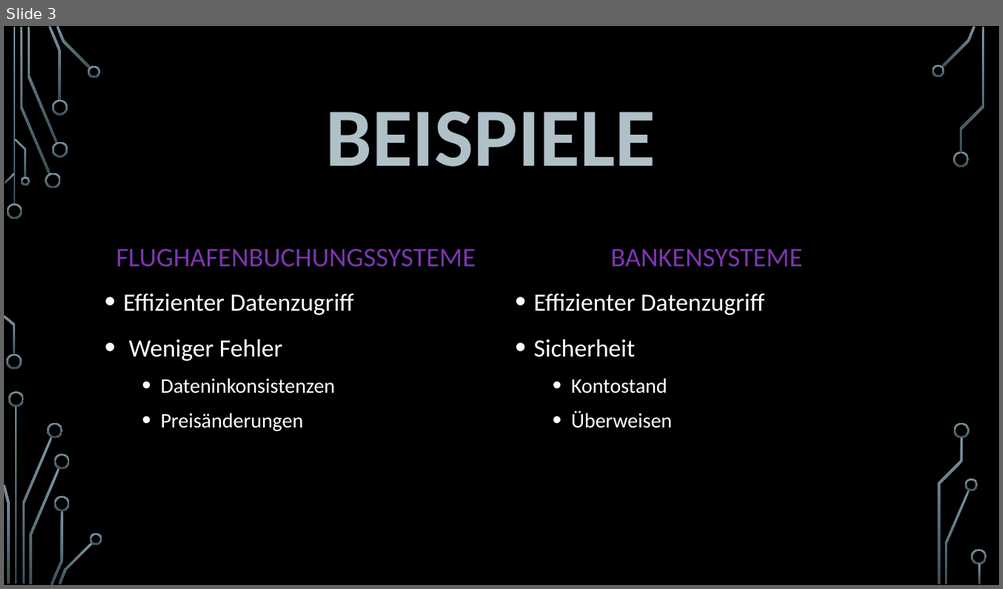
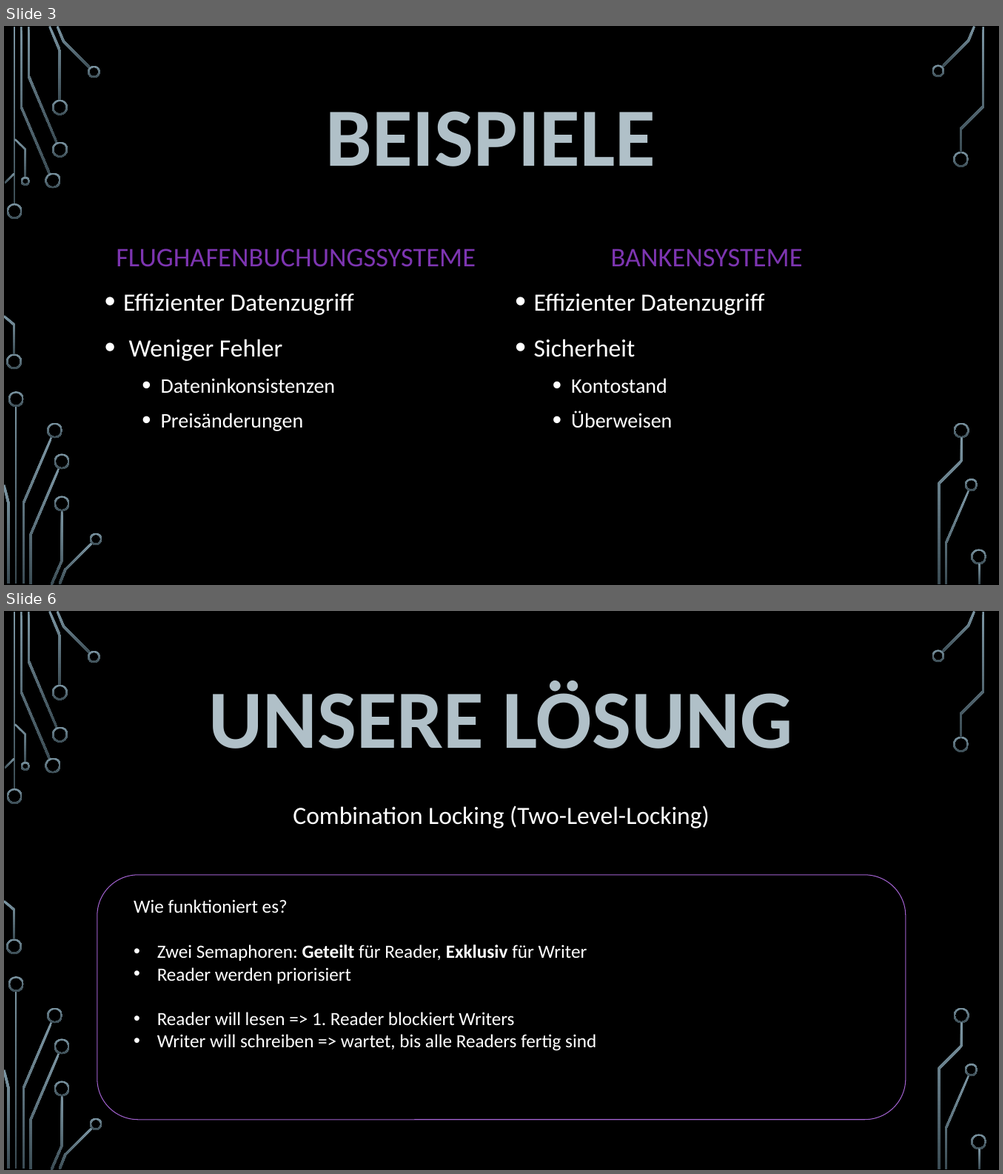
Before and after one commit to lGruenzweilHTL/HTL-Leonding-Year2, a slide deck: CABS/ReadersWriters/ReadersWriters.pptx. Shown one above the other, each under a label of ours: slide 3 before the commit, slides 3 and 6 after it; the slides between them are not shown. The pictures are 1003x589 and 1003x1174 pixels, drawn with LibreOffice and Linux fonts; fonts in the diff are those of the drawing; background and template pictures are left out. Boxes give left, top, right and bottom in pixels: in the first picture for what was removed or moved away, otherwise in the second. Text is boxed around its words. In the diff, an @@ line names an element or a change of style, - is before the commit and + after.

```diff
--- a/CABS/ReadersWriters/ReadersWriters.pptx
+++ b/CABS/ReadersWriters/ReadersWriters.pptx
@@ slide 6 added at [4, 611, 999, 1170], background picture (left out); not listed: 36 template elements that a slide beside it also shows @@
@@ title added at [209, 681, 793, 749], 80 pt, text #B0C0C8, bold @@
+UNSERE LÖSUNG
@@ text added at [293, 806, 709, 829], 24 pt, text #FFFFFF @@
+Combination Locking (Two-Level-Locking)
@@ rounded rectangle added at [97, 875, 905, 1120], outline #A262D0 0.75 pt @@
@@ text added at [134, 900, 287, 914], 18 pt, text #FFFFFF @@
+Wie funktioniert es?
@@ text added at [157, 945, 596, 1051], 18 pt, text #FFFFFF @@
+• Zwei Semaphoren: Geteilt für Reader, Exklusiv für Writer
+• Reader werden priorisiert
+• Reader will lesen => 1. Reader blockiert Writers
+• Writer will schreiben => wartet, bis alle Readers fertig sind
```
Also in this commit, not shown: 2 slides changed, 3 other slides added, 1 slide removed.
